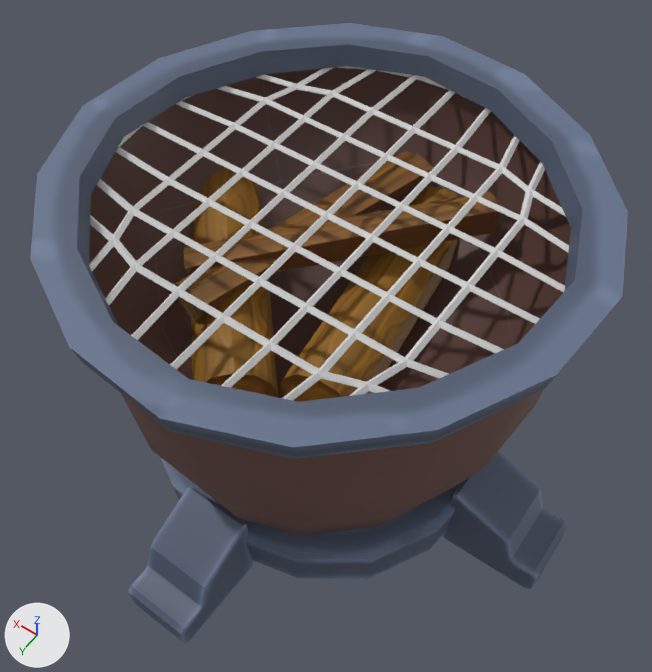
What one commit did to the glTF model assets/models/Stove1.glb.
Before and after are seen from a camera (50 mm lens) standing at (-0.31, 0.44, 0.845) and looking at (0.004, 0.001, 0.155). Arrows for +X, +Y and +Z are at lower left; the lights stay in place. Where no turn or scale is listed for an object, it has been applied to the vertices.
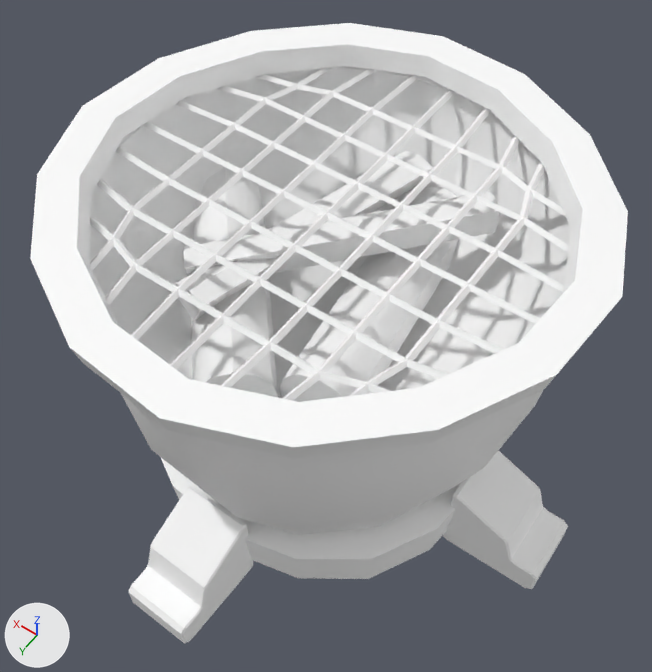
The edits, one by one:
Material 'Set2.001' (mat_set2_001) is new.
Its base color is (1.0, 1.0, 1.0) (white #ffffff).
Its roughness is 0.55.
me_cylinder_030 has 68 vertices, 120 faces and spans x -0.126..0.175, y -0.164..0.166, z -0.059..0.07.
me_cylinder_030 no longer uses material mat_set2_002 (picture img_set2diffuse).
me_cylinder_030 now uses material mat_set2_001 (white #ffffff).
me_cube_039 has 1233 vertices, 2640 faces and spans x -0.272..0.272, y -0.273..0.273, z -0.087..0.293.
me_cube_039 no longer uses material mat_set2_002 (picture img_set2diffuse).
me_cube_039 now uses material mat_set2_001 (white #ffffff).

Changed parts and their boxes [x1, y1, x2, y2] in the pictures (652 x 672 px):
'Cube.072', recoloured: [30, 23, 628, 644] in both
'Cylinder.032', recoloured (brown to white): [174, 151, 500, 402] in both
